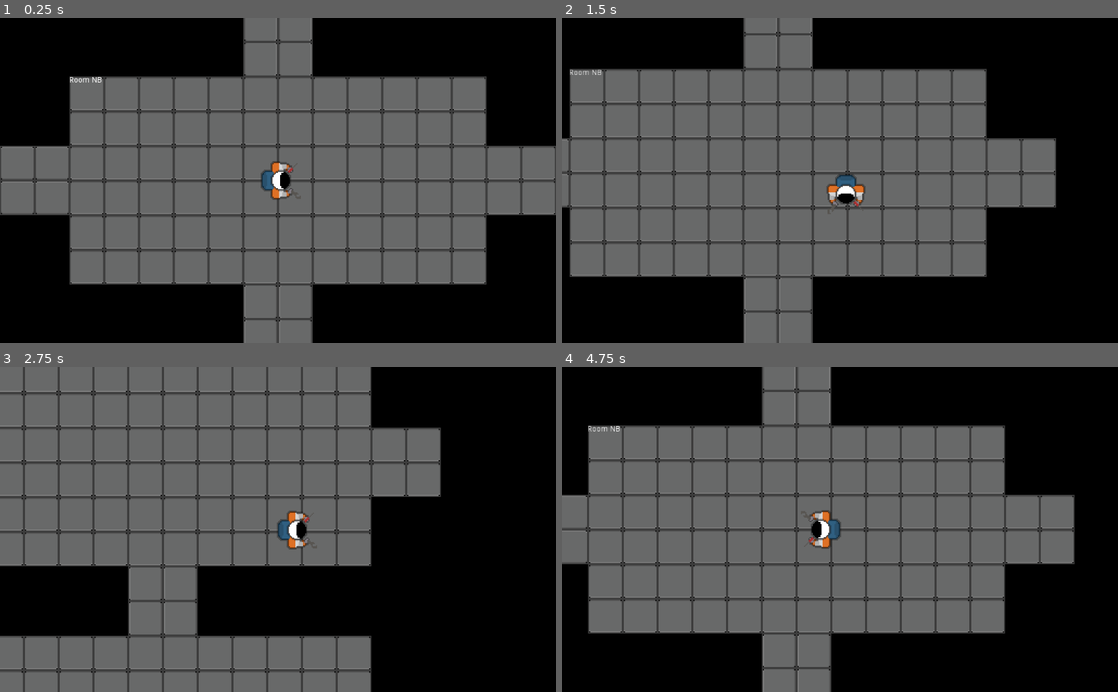
Above: before the commit, frames 1-4 (two rows, left to right).
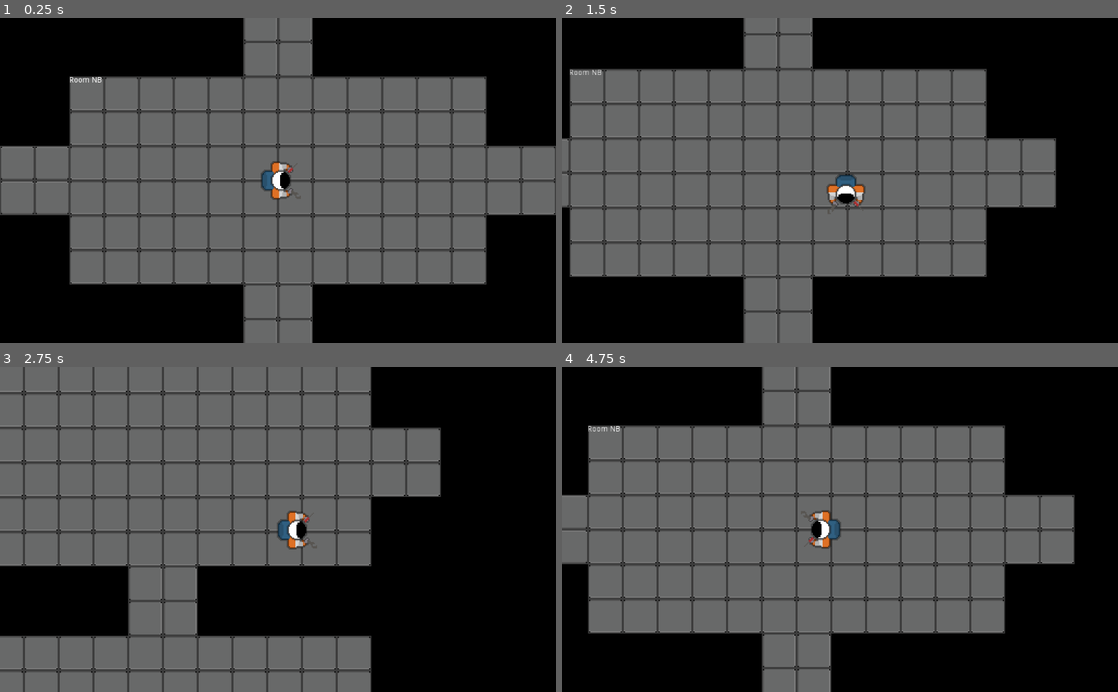
Above: after the commit, the same moments.

Repository: frankakn7/NothingIsPermanent
Game: Godot game, scene res://Main.tscn
The game is run twice, just before and just after one commit, with the same random seed, the same clock (stepped at 60 frames per second) and the same inputs.
Inputs:
- Up to frame 1 (0.25 s): no input
- Up to frame 2 (1.5 s): tap Enter at 0.5 s; hold D (move_right) 0.53-1.28 s; hold S (move_down) from 1.28 s (still down)
- Up to frame 3 (2.75 s): release S (move_down) at 2.03 s; hold D (move_right) from 2.03 s (still down)
- Up to frame 4 (4.75 s): release D (move_right) at 2.78 s; hold W (move_up) 2.78-3.53 s; hold A (move_left) from 3.53 s (still down)

The runs differ from the first frame. In frame 1, less than 0.1% of the frame differs, in the area x 44-56%, y 82-100%; in frame 2, 0.1%; in frame 3, 0.1%; in frame 4, 0.2%, in the area x 36-49%, y 82-100%.

Commit message:
Functioning corridor generation with no doulbe generation from parent corridor

Diff:
--- a/Game_Files/RoomManager.gd
+++ b/Game_Files/RoomManager.gd
@@ -61,6 +61,7 @@
 	var offset_to_room_center_X = (room_instance.tile_pixel_width * room_instance.max_width) / 2
 	var offset_to_room_center_Y = (room_instance.tile_pixel_width * room_instance.max_height) / 2
 	room_instance.global_position = Vector2(parentPosition.x + offset_to_room_center_X, parentPosition.y + offset_to_room_center_Y)  + Vector2(offset_to_parent_X - offset_to_room_center_X, offset_to_parent_Y - offset_to_room_center_Y)
+	generateCorridors(room_instance.global_position, room_width, room_height, [offsetVector])
 	room_instance.connect("player_entered", self, "on_Enter")
 
 func generateCorridor(roomPos, side, roomWidth, roomHeight):
@@ -70,14 +71,16 @@
 	var roomCenter = Vector2(roomPos.x + roomWidth / 2, roomPos.y + roomHeight / 2)
 	var corridor = corridor_hor_scene.instance()
 	add_child(corridor)
-	corridor.position = Vector2(roomCenter.x + offsetX, roomCenter.y + offsetY)
-	corridor.rotation = side.angle()
+	corridor.global_position = Vector2(roomCenter.x + offsetX, roomCenter.y + offsetY)
+	corridor.global_rotation = side.angle()
 
-func generateCorridors(roomPos, roomWidth, roomHeight):
-	generateCorridor(roomPos, Vector2(-1,0), roomWidth, roomHeight)
-	generateCorridor(roomPos, Vector2(0,-1), roomWidth, roomHeight)
-	generateCorridor(roomPos, Vector2(1,0), roomWidth, roomHeight)
-	generateCorridor(roomPos, Vector2(0,1), roomWidth, roomHeight)
+func generateCorridors(roomPos, roomWidth, roomHeight, exceptSides=[]):
+	var sides = [Vector2(-1,0), Vector2(0,-1), Vector2(1,0), Vector2(0,1)]
+	for side in sides:
+		if side in exceptSides:
+			continue
+		generateCorridor(roomPos, side, roomWidth, roomHeight)
+
 
 
 func generateStartRoom(id):
@@ -91,7 +94,7 @@
 	var offsetY = (room_height) / 2
 	room_instance.global_position = Vector2(0 - offsetX, 0 - offsetY)
 	room_instance.connect("player_entered", self, "on_Enter")
-	generateCorridors(room_instance.position, room_width, room_height)
+	generateCorridors(room_instance.global_position, room_width, room_height)
 
 func on_Enter(id, roomPos):
 	print(id)
